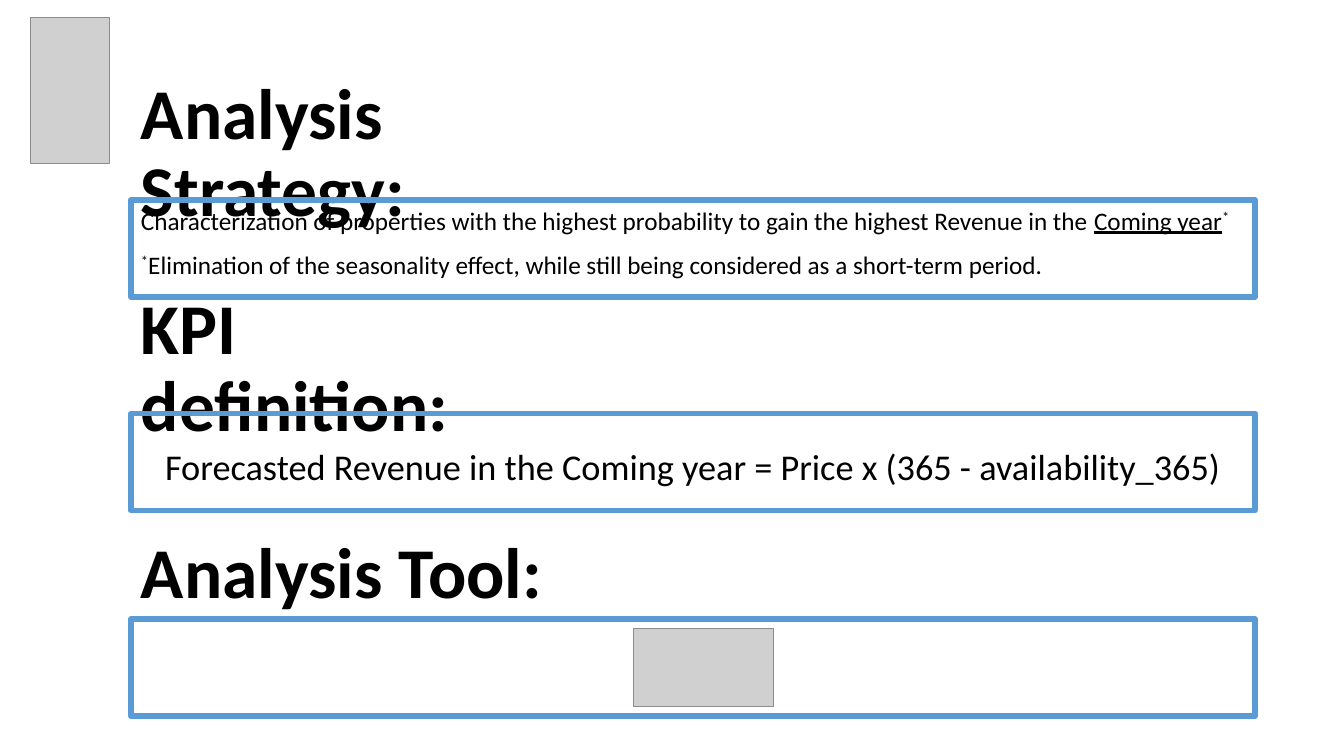
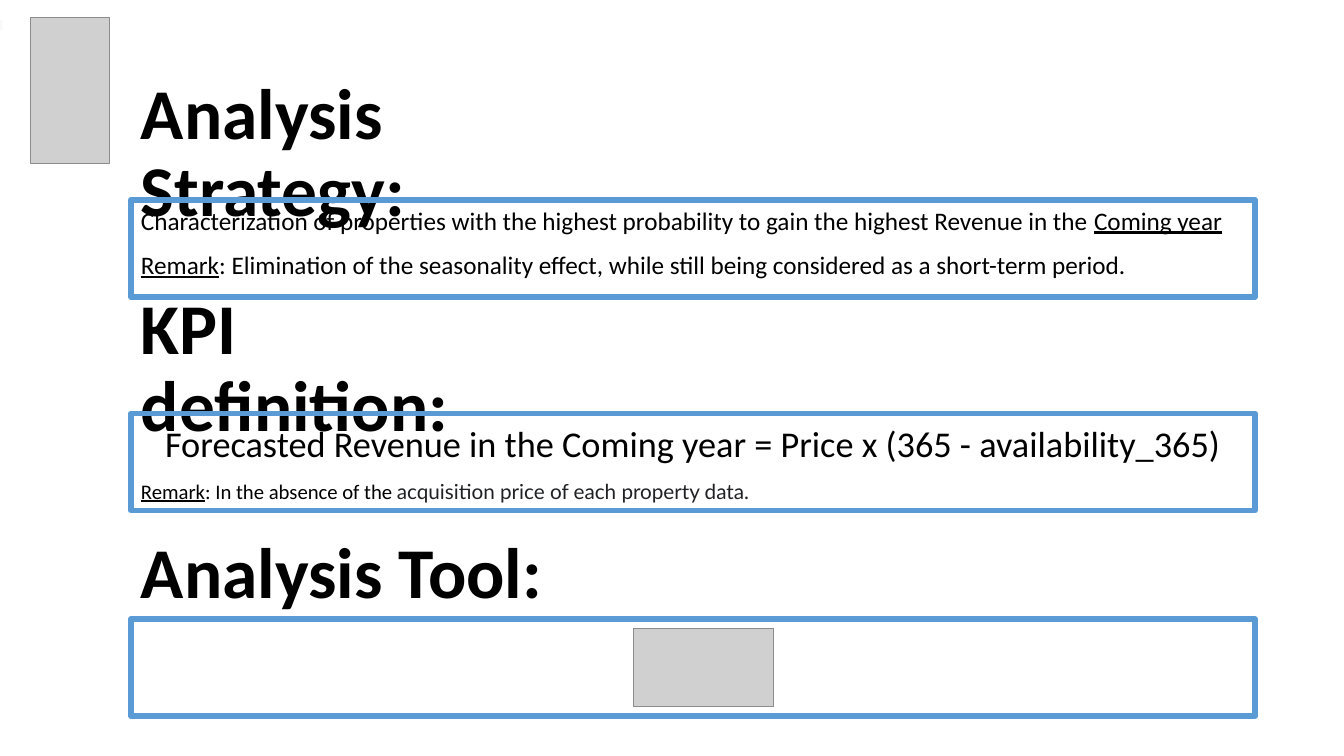
Before and after one commit to EyalVultz/Fianl-Project-Data-Analyst-Program-Hebrew-University-of-Jerusalem-Class-4-Group-2, a slide deck: slide 4 of Final Project Data Analyst Program Hebrew University of Jerusalem Class No. 4 Group 2.pptx. Drawn at 1344x756 pixels with LibreOffice and Linux fonts; fonts in the diff are those of the drawing; grey boxes stand for pictures. Boxes give left, top, right and bottom in pixels: in the first picture for what was removed or moved away, otherwise in the second. Text is boxed around its words. In the diff, an @@ line names an element or a change of style, - is before the commit and + after.

```diff
--- a/Final Project Data Analyst Program Hebrew University of Jerusalem Class No. 4 Group 2.pptx
+++ b/Final Project Data Analyst Program Hebrew University of Jerusalem Class No. 4 Group 2.pptx
@@ text in rectangle at (x1=141, y1=209, x2=1221, y2=279): text changed @@
-Characterization of properties with the highest probability to gain the highest Revenue in the Coming year*
-*Elimination of the seasonality effect, while still being considered as a short-term period.
+Characterization of properties with the highest probability to gain the highest Revenue in the Coming year
+Remark: Elimination of the seasonality effect, while still being considered as a short-term period.
@@ text at (x1=165, y1=427, x2=1220, y2=464): line spacing 1.2 to 1 @@
@@ text at (x1=141, y1=483, x2=749, y2=503): paragraph added @@
+Remark: In the absence of the acquisition price of each property data.
```
Also in this commit, not shown: 10 other slides changed.
